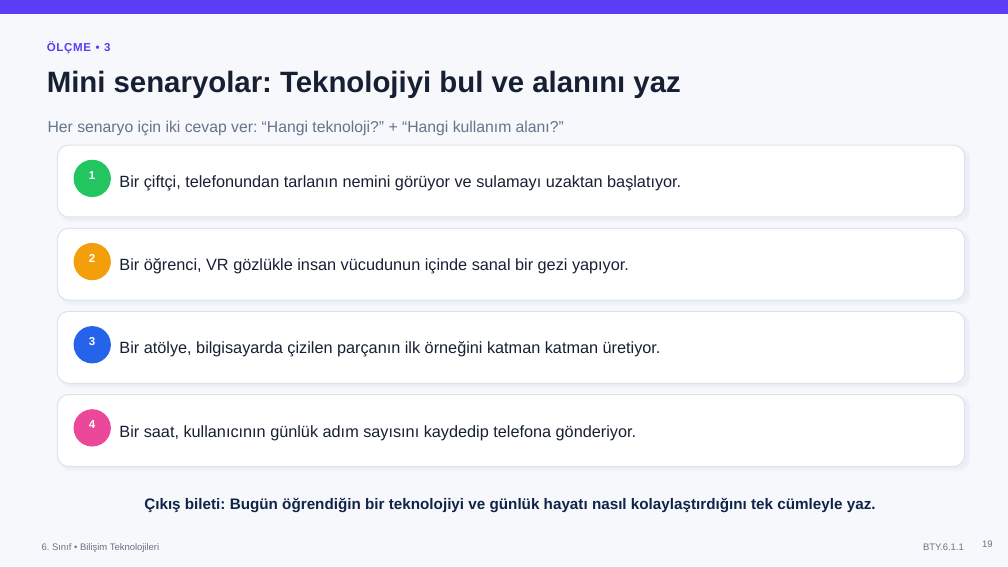
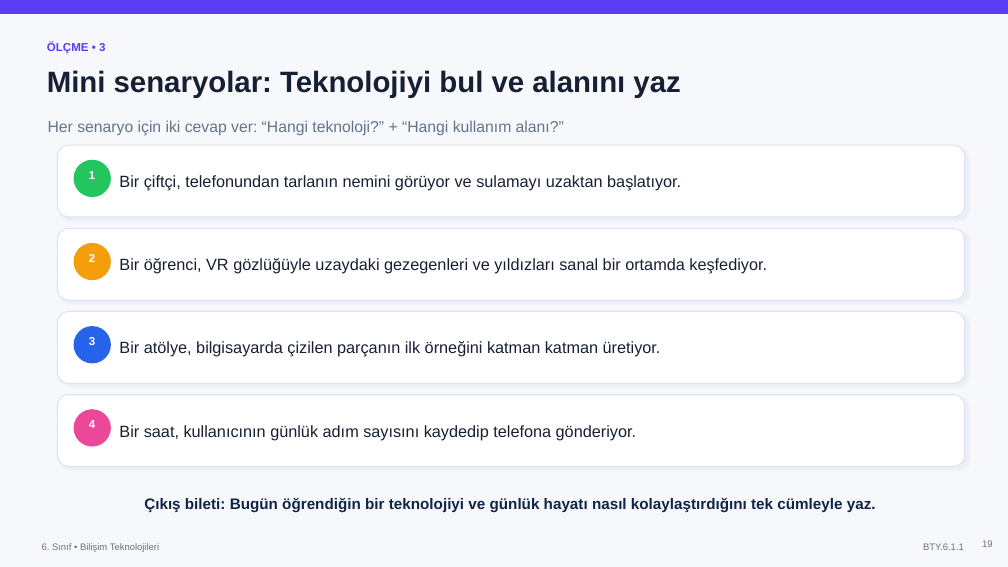
Before and after one commit to DuoByteTech/Adelon, a slide deck: slide 19 of public/lessons/yenilikci-bilisim-teknolojileri/Yenilikci_Bilisim_Teknolojileri_6_Sinif.pptx. Drawn at 1008x567 pixels with LibreOffice and Linux fonts; fonts in the diff are those of the drawing. Boxes give left, top, right and bottom in pixels: in the first picture for what was removed or moved away, otherwise in the second. Text is boxed around its words. In the diff, an @@ line names an element or a change of style, - is before the commit and + after.

```diff
--- a/public/lessons/yenilikci-bilisim-teknolojileri/Yenilikci_Bilisim_Teknolojileri_6_Sinif.pptx
+++ b/public/lessons/yenilikci-bilisim-teknolojileri/Yenilikci_Bilisim_Teknolojileri_6_Sinif.pptx
@@ text "ÖLÇME • 3" at (47, 42, 105, 54): letter spacing 0.6 to 0 pt @@
@@ text at (119, 258, 767, 274): text changed @@
-Bir öğrenci, VR gözlükle insan vücudunun içinde sanal bir gezi yapıyor.
+Bir öğrenci, VR gözlüğüyle uzaydaki gezegenleri ve yıldızları sanal bir ortamda keşfediyor.
```
Also in this commit, not shown: 19 other slides changed, 1 slide removed, 1 other file.
